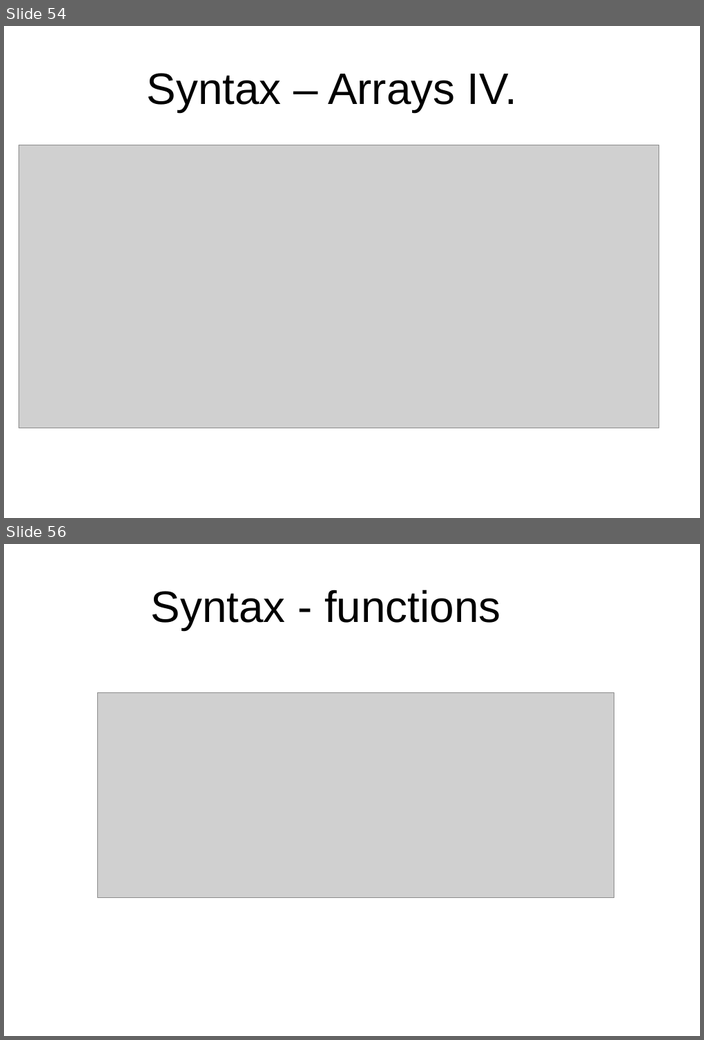
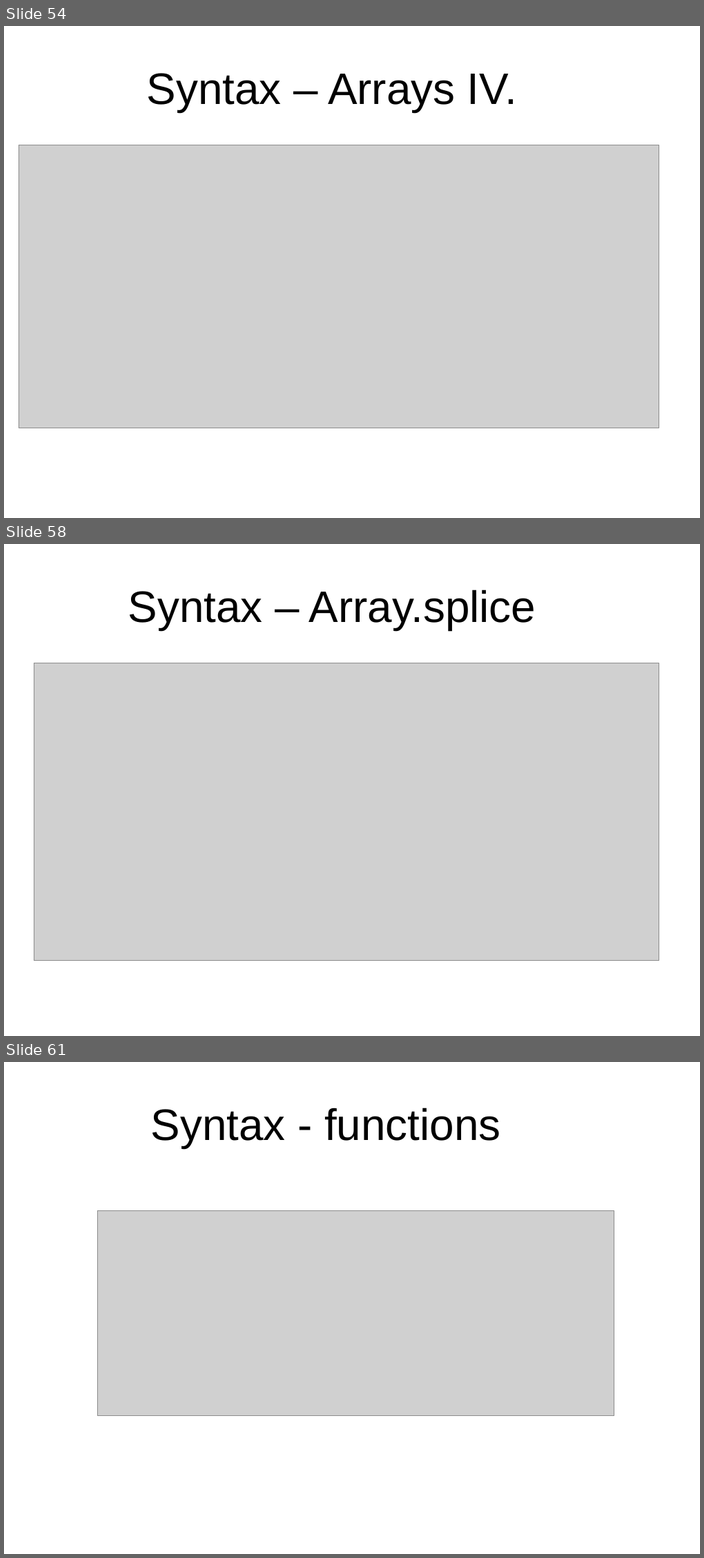
Before and after one commit to peterborkuti/other, a slide deck: JavaScriptBasics/jsbasics-slide.odp. Shown one above the other, each under a label of ours: slides 54 and 56 before the commit, slides 54, 58 and 61 after it; the slides between them are not shown. The pictures are 704x1040 and 704x1558 pixels, drawn with LibreOffice and Linux fonts; fonts in the diff are those of the drawing; grey boxes stand for pictures; background and template pictures are left out. Boxes give left, top, right and bottom in pixels: in the first picture for what was removed or moved away, otherwise in the second. Text is boxed around its words. In the diff, an @@ line names an element or a change of style, - is before the commit and + after.

```diff
--- a/JavaScriptBasics/jsbasics-slide.odp
+++ b/JavaScriptBasics/jsbasics-slide.odp
@@ slide 58 added at (4, 544, 700, 1036), background #FFFFFF @@
@@ title added at (128, 590, 535, 630), 53.3 pt, text #000000 @@
+Syntax – Array.splice
@@ picture added at (34, 663, 659, 961) @@
@@ what was slide 56 is now slide 61 @@
```
Also in this commit, not shown: 5 other slides added, 1 slide removed, 7 other files.
